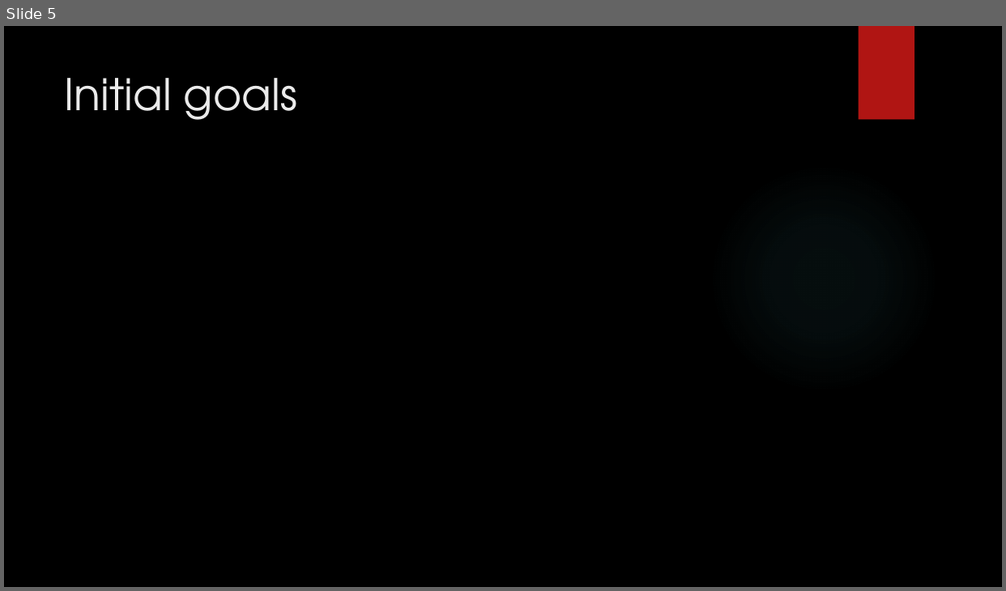
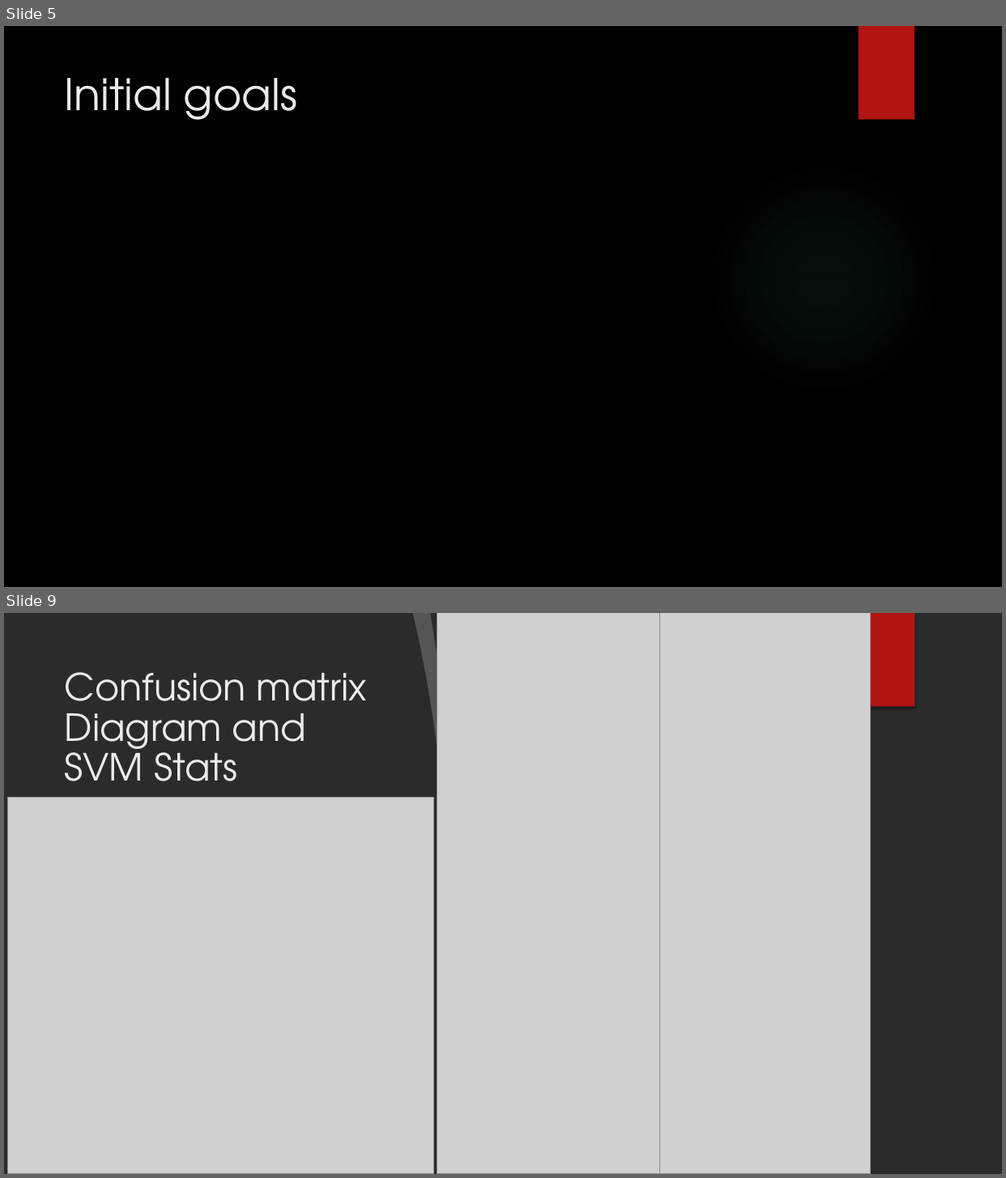
Before and after one commit to bigjohn80000/CIS435-Project, a slide deck: Final presentation_CIS435.pptx. Shown one above the other, each under a label of ours: slide 5 before the commit, slides 5 and 9 after it; the slides between them are not shown. The pictures are 1006x591 and 1006x1178 pixels, drawn with LibreOffice and Linux fonts; fonts in the diff are those of the drawing; grey boxes stand for pictures; background and template pictures are left out; a plain dark background stands for a picture behind light text. Boxes give left, top, right and bottom in pixels: in the first picture for what was removed or moved away, otherwise in the second. Text is boxed around its words. In the diff, an @@ line names an element or a change of style, - is before the commit and + after.

```diff
--- a/Final presentation_CIS435.pptx
+++ b/Final presentation_CIS435.pptx
@@ slide 9 added at (x1=4, y1=613, x2=1002, y2=1174), background picture (left out); not listed: 1 template element that a slide beside it also shows @@
@@ freeform shape added at (x1=413, y1=613, x2=458, y2=917), fill #FFFFFF at 20% opacity @@
@@ freeform shape added at (x1=430, y1=613, x2=1002, y2=1174), fill #FFFFFF @@
@@ picture added at (x1=437, y1=613, x2=660, y2=1174) @@
@@ picture added at (x1=660, y1=613, x2=871, y2=1174) @@
@@ rectangle added at (x1=859, y1=613, x2=915, y2=707), fill #B01513 @@
@@ title added at (x1=65, y1=672, x2=367, y2=798), 36 pt, text #EBEBEB @@
+Confusion matrix Diagram and SVM Stats
@@ ellipse added at (x1=709, y1=750, x2=939, y2=981), fill gradient #F3F3F3 @@
@@ picture added at (x1=8, y1=797, x2=434, y2=1174) @@
```
Also in this commit, not shown: 3 other slides added.
